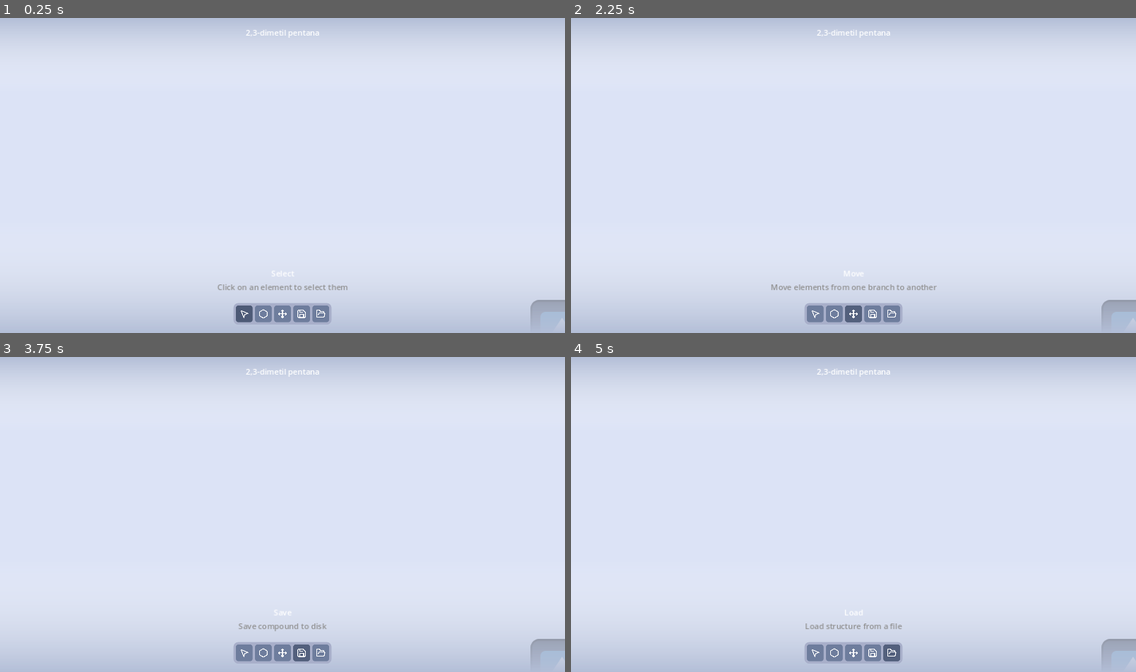
Above: before the commit, frames 1-4 (two rows, left to right).
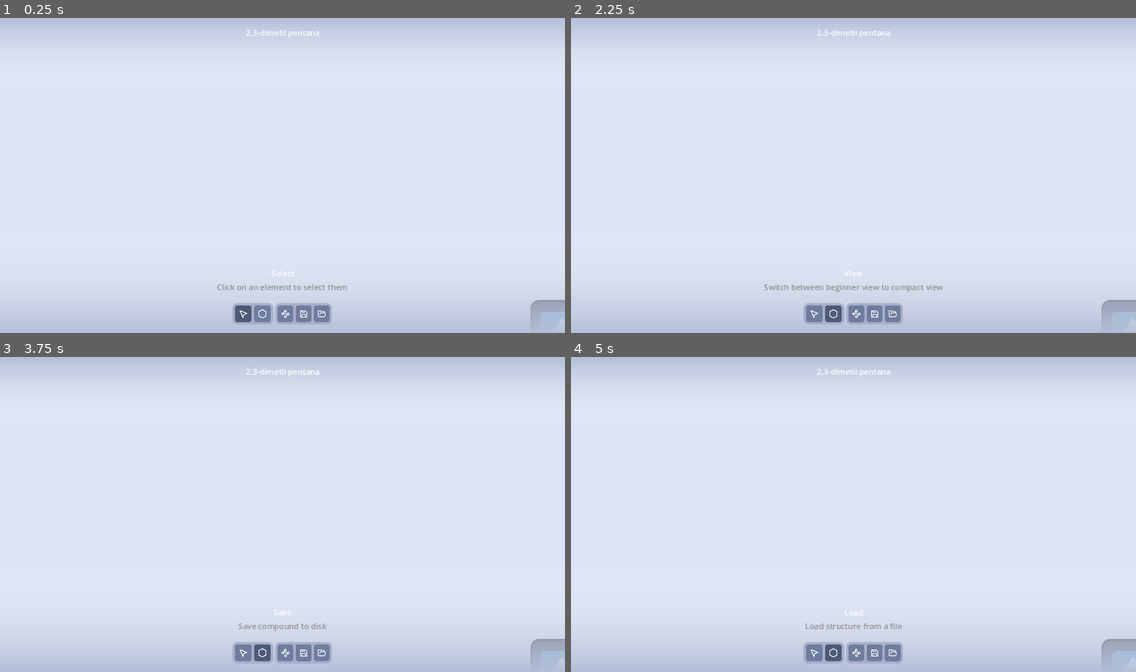
Above: after the commit, the same moments.

Repository: HanzCEO/AlkaneLab
Game: Godot game, scene res://main.tscn
Two runs of this game, one before a commit and one after it. Both use one fixed random seed, a clock stepped at 60 frames per second and the inputs below. The engine's default icon, where the game draws it, is replaced by a stand-in: a white triangle on a blue panel in a dark square.
Inputs (mouse positions are in pixels of both pictures, inside the frame that each line leads up to; where the layout moved, square brackets give the same spot in the first picture):
- Up to frame 1 (0.25 s): no input
- Up to frame 2 (2.25 s): click (813, 314) at 0.5 s; click (830, 314) [836, 314] at 1.25 s; click (853, 314) at 2.02 s
- Up to frame 3 (3.75 s): click (288, 653) at 2.77 s; click (305, 653) [299, 653] at 3.5 s
- Up to frame 4 (5 s): click (893, 653) at 4.25 s

The runs differ from the first frame. In frame 1, 0.4% of the frame differs, in the area x 38-62%, y 84-97%; in frame 2, 0.7%, in the area x 34-66%, y 80-97%; in frame 3, 0.5%; in frame 4, 0.5%.

Commit message:
feat: Separated some utilities from toolbox

Diff:
--- a/Toolbox.gd
+++ b/Toolbox.gd
@@ -3,29 +3,31 @@
 var tools = {
 	"Select": "Click on an element to select them",
 	"Element": "Add new atom to the structure",
-	"Move": "Move elements from one branch to another",
+	"View": "Switch between beginner view to compact view",
 	"Save": "Save compound to disk",
 	"Load": "Load structure from a file"
 }
 
 func _ready():
 	$SelectButton.button_group.connect("pressed", __on_button_pressed)
-	for button in $SelectButton.button_group.get_buttons():
+	for button in get_children():
 		button.connect("mouse_entered", __change_tool_desc_button.bind(button))
-	$"..".connect("mouse_exited", __change_tool_desc_active)
+	for button in $"../../PanelContainer/HBoxContainer".get_children():
+		button.connect("mouse_entered", __change_tool_desc_button.bind(button))
+	$"../..".connect("mouse_exited", __change_tool_desc_active)
 	__change_tool_desc_active()
 
 func __change_tool_desc_active():
 	var button = $SelectButton.button_group.get_pressed_button()
 
 	var selected = button.name.replace("Button", "")
-	$"../../VBoxContainer/Title".text = selected
-	$"../../VBoxContainer/Desc".text = tools[selected]
+	$"../../../VBoxContainer/Title".text = selected
+	$"../../../VBoxContainer/Desc".text = tools[selected]
 
 func __change_tool_desc_button(button: BaseButton):
 	var selected = button.name.replace("Button", "")
-	$"../../VBoxContainer/Title".text = selected
-	$"../../VBoxContainer/Desc".text = tools[selected]
+	$"../../../VBoxContainer/Title".text = selected
+	$"../../../VBoxContainer/Desc".text = tools[selected]
 
 func __on_button_pressed(button: BaseButton):
 	__change_tool_desc_button(button)
--- a/main.tscn
+++ b/main.tscn
@@ -4,9 +4,9 @@
 [ext_resource type="Texture2D" uid="uid://c58bparc3xa5r" path="res://mouse-pointer-2.svg" id="1_bpkyk"]
 [ext_resource type="Script" path="res://Toolbox.gd" id="1_hn73g"]
 [ext_resource type="Texture2D" uid="uid://cxnef7xvhkstv" path="res://hexagon.svg" id="2_ev4y7"]
-[ext_resource type="Texture2D" uid="uid://cjg34bawya0hy" path="res://move.svg" id="3_sis1k"]
 [ext_resource type="Texture2D" uid="uid://7d56vvpcf7l5" path="res://save.svg" id="4_j6pif"]
 [ext_resource type="Texture2D" uid="uid://cv2h60q4vc47m" path="res://folder-open.svg" id="5_6m4y7"]
+[ext_resource type="Texture2D" uid="uid://b7xk1iw6hlkfn" path="res://waypoints.svg" id="5_rywea"]
 [ext_resource type="Texture2D" uid="uid://vqh1d2rg0vbf" path="res://icon.svg" id="8_13r74"]
 
 [sub_resource type="RectangleShape2D" id="RectangleShape2D_ivf56"]
@@ -105,19 +105,17 @@
 flip_h = true
 
 [node name="BottomContainer" type="VBoxContainer" parent="CanvasLayer"]
-z_index = 1
 anchors_preset = 7
 anchor_left = 0.5
 anchor_top = 1.0
 anchor_right = 0.5
 anchor_bottom = 1.0
-offset_left = -110.0
-offset_top = -123.0
-offset_right = 110.0
+offset_left = -355.0
+offset_top = -134.0
+offset_right = 355.0
 offset_bottom = -20.0
 grow_horizontal = 2
 grow_vertical = 0
-size_flags_horizontal = 4
 theme_override_constants/separation = 20
 alignment = 1
 
@@ -135,18 +133,23 @@
 text = "Toolt description abcdef"
 horizontal_alignment = 1
 
-[node name="PanelContainer" type="PanelContainer" parent="CanvasLayer/BottomContainer"]
+[node name="HBoxContainer" type="HBoxContainer" parent="CanvasLayer/BottomContainer"]
+layout_mode = 2
+size_flags_horizontal = 4
+alignment = 1
+
+[node name="ToolsContainer" type="PanelContainer" parent="CanvasLayer/BottomContainer/HBoxContainer"]
 layout_mode = 2
 size_flags_horizontal = 4
 theme_override_styles/panel = SubResource("StyleBoxFlat_tjrki")
 
-[node name="HBoxContainer" type="HBoxContainer" parent="CanvasLayer/BottomContainer/PanelContainer"]
+[node name="HBoxContainer" type="HBoxContainer" parent="CanvasLayer/BottomContainer/HBoxContainer/ToolsContainer"]
 layout_mode = 2
 theme_override_constants/separation = 5
 alignment = 1
 script = ExtResource("1_hn73g")
 
-[node name="SelectButton" type="Button" parent="CanvasLayer/BottomContainer/PanelContainer/HBoxContainer"]
+[node name="SelectButton" type="Button" parent="CanvasLayer/BottomContainer/HBoxContainer/ToolsContainer/HBoxContainer"]
 custom_minimum_size = Vector2(34, 34)
 layout_mode = 2
 theme_override_styles/normal = SubResource("StyleBoxFlat_i2sji")
@@ -160,7 +163,7 @@
 icon_alignment = 1
 expand_icon = true
 
-[node name="ElementButton" type="Button" parent="CanvasLayer/BottomContainer/PanelContainer/HBoxContainer"]
+[node name="ElementButton" type="Button" parent="CanvasLayer/BottomContainer/HBoxContainer/ToolsContainer/HBoxContainer"]
 custom_minimum_size = Vector2(34, 34)
 layout_mode = 2
 theme_override_styles/normal = SubResource("StyleBoxFlat_i2sji")
@@ -173,47 +176,50 @@
 icon_alignment = 1
 expand_icon = true
 
-[node name="MoveButton" type="Button" parent="CanvasLayer/BottomContainer/PanelContainer/HBoxContainer"]
-custom_minimum_size = Vector2(34, 34)
-layout_mode = 2
-theme_override_styles/normal = SubResource("StyleBoxFlat_i2sji")
-theme_override_styles/hover = SubResource("StyleBoxFlat_srn15")
-theme_override_styles/pressed = SubResource("StyleBoxFlat_hqxrf")
-theme_override_styles/focus = SubResource("StyleBoxFlat_srn15")
-toggle_mode = true
-button_group = SubResource("ButtonGroup_oiv4n")
-icon = ExtResource("3_sis1k")
-icon_alignment = 1
-expand_icon = true
-
-[node name="SaveButton" type="Button" parent="CanvasLayer/BottomContainer/PanelContainer/HBoxContainer"]
-custom_minimum_size = Vector2(34, 34)
-layout_mode = 2
-theme_override_styles/normal = SubResource("StyleBoxFlat_i2sji")
-theme_override_styles/hover = SubResource("StyleBoxFlat_srn15")
-theme_override_styles/pressed = SubResource("StyleBoxFlat_hqxrf")
-theme_override_styles/focus = SubResource("StyleBoxFlat_srn15")
-toggle_mode = true
-button_group = SubResource("ButtonGroup_oiv4n")
+[node name="PanelContainer" type="PanelContainer" parent="CanvasLayer/BottomContainer/HBoxContainer"]
+layout_mode = 2
+size_flags_horizontal = 4
+theme_override_styles/panel = SubResource("StyleBoxFlat_tjrki")
+
+[node name="HBoxContainer" type="HBoxContainer" parent="CanvasLayer/BottomContainer/HBoxContainer/PanelContainer"]
+layout_mode = 2
+theme_override_constants/separation = 5
+alignment = 1
+
+[node name="ViewButton" type="Button" parent="CanvasLayer/BottomContainer/HBoxContainer/PanelContainer/HBoxContainer"]
+custom_minimum_size = Vector2(32, 32)
+layout_mode = 2
+theme_override_styles/normal = SubResource("StyleBoxFlat_i2sji")
+theme_override_styles/hover = SubResource("StyleBoxFlat_srn15")
+theme_override_styles/pressed = SubResource("StyleBoxFlat_i2sji")
+theme_override_styles/focus = SubResource("StyleBoxFlat_i2sji")
+icon = ExtResource("5_rywea")
+icon_alignment = 1
+expand_icon = true
+
+[node name="SaveButton" type="Button" parent="CanvasLayer/BottomContainer/HBoxContainer/PanelContainer/HBoxContainer"]
+custom_minimum_size = Vector2(32, 32)
+layout_mode = 2
+theme_override_styles/normal = SubResource("StyleBoxFlat_i2sji")
+theme_override_styles/hover = SubResource("StyleBoxFlat_srn15")
+theme_override_styles/pressed = SubResource("StyleBoxFlat_i2sji")
+theme_override_styles/focus = SubResource("StyleBoxFlat_i2sji")
 icon = ExtResource("4_j6pif")
 icon_alignment = 1
 expand_icon = true
 
-[node name="LoadButton" type="Button" parent="CanvasLayer/BottomContainer/PanelContainer/HBoxContainer"]
-custom_minimum_size = Vector2(34, 34)
-layout_mode = 2
-theme_override_styles/normal = SubResource("StyleBoxFlat_i2sji")
-theme_override_styles/hover = SubResource("StyleBoxFlat_srn15")
-theme_override_styles/pressed = SubResource("StyleBoxFlat_hqxrf")
-theme_override_styles/focus = SubResource("StyleBoxFlat_srn15")
-toggle_mode = true
-button_group = SubResource("ButtonGroup_oiv4n")
+[node name="LoadButton" type="Button" parent="CanvasLayer/BottomContainer/HBoxContainer/PanelContainer/HBoxContainer"]
+custom_minimum_size = Vector2(32, 32)
+layout_mode = 2
+theme_override_styles/normal = SubResource("StyleBoxFlat_i2sji")
+theme_override_styles/hover = SubResource("StyleBoxFlat_srn15")
+theme_override_styles/pressed = SubResource("StyleBoxFlat_i2sji")
+theme_override_styles/focus = SubResource("StyleBoxFlat_i2sji")
 icon = ExtResource("5_6m4y7")
 icon_alignment = 1
 expand_icon = true
 
 [node name="UpperContainer" type="VBoxContainer" parent="CanvasLayer"]
-z_index = 1
 anchors_preset = 5
 anchor_left = 0.5
 anchor_right = 0.5
@@ -233,3 +239,5 @@
 [node name="Sprite2D" type="Sprite2D" parent="."]
 position = Vector2(570, 318)
 texture = ExtResource("8_13r74")
+
+[node name="Atoms" type="Node" parent="."]
--- /dev/null
+++ b/waypoints.svg
@@ -0,0 +1 @@
+<svg xmlns="http://www.w3.org/2000/svg" width="24" height="24" viewBox="0 0 24 24" fill="none" stroke="#ffffff" stroke-width="2" stroke-linecap="round" stroke-linejoin="round" class="lucide lucide-waypoints"><circle cx="12" cy="4.5" r="2.5"/><path d="m10.2 6.3-3.9 3.9"/><circle cx="4.5" cy="12" r="2.5"/><path d="M7 12h10"/><circle cx="19.5" cy="12" r="2.5"/><path d="m13.8 17.7 3.9-3.9"/><circle cx="12" cy="19.5" r="2.5"/></svg>
Not shown, added: waypoints.svg.import
